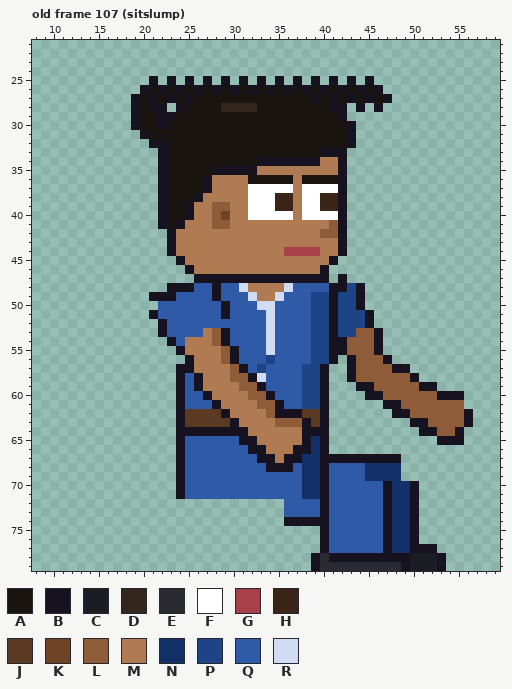
Two versions of one pixel-art file, sprites/clients/client_agent_b_right_anim.aseprite. That is the earlier state.
64x80 pixels, 129 frames. Colours within 5 levels of each other are drawn and written as one. Shown: old frame 107 (sitslump): x 8..59, y 21..79. The commit also changed other frames, which this record leaves out.
Visible layers, top first: "Arm Top", "Hair", "Face", "Watch", "Near Arm", "Collar", "Belt", "Shirt", "Body", "Back Arm", "Pants", "Shoes".
Palette (. is transparent): A #1a1410  B #17121f  C #1c1c24  D #33261c  E #2a2a33  F #ffffff  G #a8404a  H #3a2418  J #5a3a22  K #6e4326  L #8e5c38  M #b07a52  N #143068  P #1e4488  Q #2e5aa8  R #d0dcf4
Pixels before, old frame 107 (sitslump) (only the part around the change), first column x 18:
39 ....BAABMMLLMMFFFHHMFFHHB.................
40 ....BAABMMLKMMFFFFFMFFFFB.................
41 ....BABMMMLLMMMMMMMMMMMLB.................
42 .....BMMMMMMMMMMMMMMMMLLB.................
43 .....BMMMMMMMMMMMMMMMMMMB.................
44 .....BMMMMMMMMMMMMGGGGMMB.................
45 ......BMMMMMMMMMMMMMMMMB..................
46 .......BMMMMMMMMMMMMMMB...................
47 ........BBBBBBBBBBBBBBB.B.................
48 .....BBBQQBQQRMMMMRQQQQBBPB...............
49 ...BBBQQQQBQQQRMMRQQQPPBPPB...............
50 ....QQQQQQQBQQQRRQQQQPPBPPB...............
51 ...BQQQQQQQBQQQQRQQQQPPBPPPB..............
52 ....BQQQQQQQQQQQRQQQQPPBPPPB..............
53 ....BQQQQMLBQQQQRQQQQPPBPPLLB.............
54 .....BQMMMLBQQQQRQQQQPPBBLLLB.............
55 ......BMMMMLBQQQRQQQQPPBBLLLB.............
56 .......BMMMLBQQQPQQQQPPB.BLLLB............
57 ......BBMMMMLBQPQQQQPPB..BLLLLBB..........
58 ......BQBMMMLLBRQQQQPPB..BLLLLLLB.........
59 ......BQBMMMMLLBQQQQPPB...BBLLLLLBB.......
60 ......BQQBMMMMLLBQQQPPB....BBLLLLLLBBB....
61 ......BQQQBMMMMLLBQQPPB......BBLLLLLLL....
62 ......BJJJJBMMMMLBBBJJB.......BBLLLLLLB...
63 ......BJJJJJBMMMMLLLBJB.........BBLLLLB...
64 ......BBBBBBBBMMMMMMBBB..........BBLLB....
65 ......BQQQQQQBBMMMMMBNB............BBB....
66 ......BQQQQQQQBBMMMBBNB...................
67 ......BQQQQQQQQBBMBBNNBBBBBBBBB...........
68 ......BQQQQQQQQQBBBQNNBQQQQNNNN...........
69 ......BQQQQQQQQQQQQQNNBQQQQNNNN...........
70 ......BQQQQQQQQQQQQQNNBQQQQQQBNNB.........
71 ......BQQQQQQQQQQQQQNNBQQQQQQBNNB.........
72 ..................QQQQBQQQQQQBNNB.........
73 ..................QQQQBQQQQQQBNNB.........
74 ..................BBBBBQQQQQQBNNB.........
75 ......................BQQQQQQBNNB.........
76 ......................BQQQQQQBNNB.........
77 ......................BQQQQQQBNNBBB.......
78 .....................BEBBBBBBBBBCCCB......
79 .....................BEEEEEEEEEBCCCB......
New version:
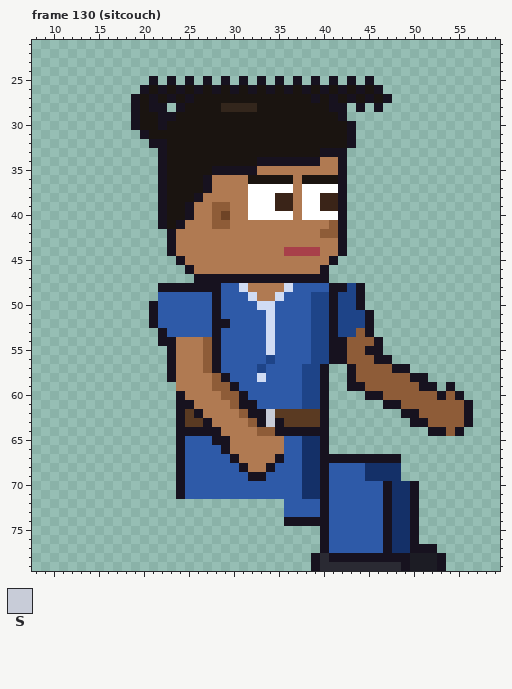
Colours new in this view: S #c8ccd8
A new or re-ordered frame is compared with the old frame closest to it.
Changes in this commit:
{"change": "frames 129 -> 135"}
{"where": "frame 130 (sitcouch) is new; against old frame 107 (sitslump), layers \"Near Arm\", \"Back Arm\""}
{"frame":130,"y":47,"x":42,"old":"B","new":"."}
{"frame":130,"y":48,"x":22,"old":".","new":"B"}
{"frame":130,"y":48,"x":26,"old":"QQ","new":"BB"}
{"frame":130,"y":49,"x":21,"old":"BBB","new":".QQ"}
{"frame":130,"y":50,"x":21,"old":".","new":"B"}
{"frame":130,"y":50,"x":28,"old":"QB","new":"BQ"}
{"frame":130,"y":51,"x":28,"old":"QB","new":"BQ"}
{"frame":130,"y":52,"x":21,"old":".B","new":"BQ"}
{"frame":130,"y":52,"x":28,"old":"QQ","new":"BB"}
{"frame":130,"y":53,"x":27,"old":"MLB","new":"QBQ"}
{"frame":130,"y":53,"x":45,"old":"LB","new":"B."}
{"frame":130,"y":54,"x":22,"old":".","new":"B"}
{"frame":130,"y":54,"x":24,"old":"Q","new":"M"}
{"frame":130,"y":54,"x":27,"old":"MLB","new":"LBQ"}
{"frame":130,"y":55,"x":23,"old":".B","new":"BM"}
{"frame":130,"y":55,"x":27,"old":"MMLB","new":"LBQQ"}
{"frame":130,"y":55,"x":45,"old":"L","new":"B"}
{"frame":130,"y":56,"x":23,"old":"..B","new":"BMM"}
{"frame":130,"y":56,"x":27,"old":"MMLB","new":"LBQQ"}
{"frame":130,"y":56,"x":42,"old":".B","new":"BL"}
{"frame":130,"y":56,"x":46,"old":"L","new":"B"}
{"frame":130,"y":57,"x":23,"old":".BB","new":"BMM"}
{"frame":130,"y":57,"x":27,"old":"MMMLB","new":"LBQQQ"}
{"frame":130,"y":58,"x":23,"old":".BQB","new":"BMMM"}
{"frame":130,"y":58,"x":28,"old":"MMLLB","new":"LBQQQ"}
{"frame":130,"y":58,"x":51,"old":".","new":"B"}
{"frame":130,"y":59,"x":24,"old":"BQB","new":"MMM"}
{"frame":130,"y":59,"x":28,"old":"MMMLLB","new":"LLBQQQ"}
{"frame":130,"y":59,"x":43,"old":".","new":"B"}
{"frame":130,"y":59,"x":45,"old":"B","new":"L"}
{"frame":130,"y":59,"x":54,"old":".","new":"B"}
{"frame":130,"y":60,"x":25,"old":"QQB","new":"MMM"}
{"frame":130,"y":60,"x":29,"old":"MMMLLB","new":"LLBQQQ"}
{"frame":130,"y":60,"x":54,"old":"B","new":"L"}
{"frame":130,"y":61,"x":25,"old":"QQQB","new":"BMMM"}
{"frame":130,"y":61,"x":30,"old":"MMMLLB","new":"LBBQQQ"}
{"frame":130,"y":61,"x":56,"old":".","new":"B"}
{"frame":130,"y":62,"x":26,"old":"JJJB","new":"BMMM"}
{"frame":130,"y":62,"x":31,"old":"MMMLBBB","new":"LBBSJJJ"}
{"frame":130,"y":62,"x":48,"old":"B","new":"."}
{"frame":130,"y":62,"x":50,"old":"L","new":"B"}
{"frame":130,"y":63,"x":27,"old":"JJJB","new":"BMMM"}
{"frame":130,"y":63,"x":32,"old":"MMMLLLB","new":"LBSBJJJ"}
{"frame":130,"y":64,"x":29,"old":"BBB","new":"MMM"}
{"frame":130,"y":64,"x":33,"old":"MMMMM","new":"LLBBB"}
{"frame":130,"y":64,"x":51,"old":"B","new":"."}
{"frame":130,"y":64,"x":53,"old":"L","new":"B"}
{"frame":130,"y":65,"x":28,"old":"QQQBB","new":"BBMMM"}
{"frame":130,"y":65,"x":36,"old":"MMB","new":"QQN"}
{"frame":130,"y":65,"x":53,"old":"BBB","new":"..."}
{"frame":130,"y":66,"x":29,"old":"QQQBB","new":"BMMMM"}
{"frame":130,"y":66,"x":36,"old":"MBB","new":"QQN"}
{"frame":130,"y":67,"x":30,"old":"QQQBBMBB","new":"BMMMMBQQ"}
{"frame":130,"y":68,"x":31,"old":"QQQ","new":"BMM"}
{"frame":130,"y":68,"x":35,"old":"BB","new":"QQ"}
{"frame":130,"y":69,"x":32,"old":"QQ","new":"BB"}
